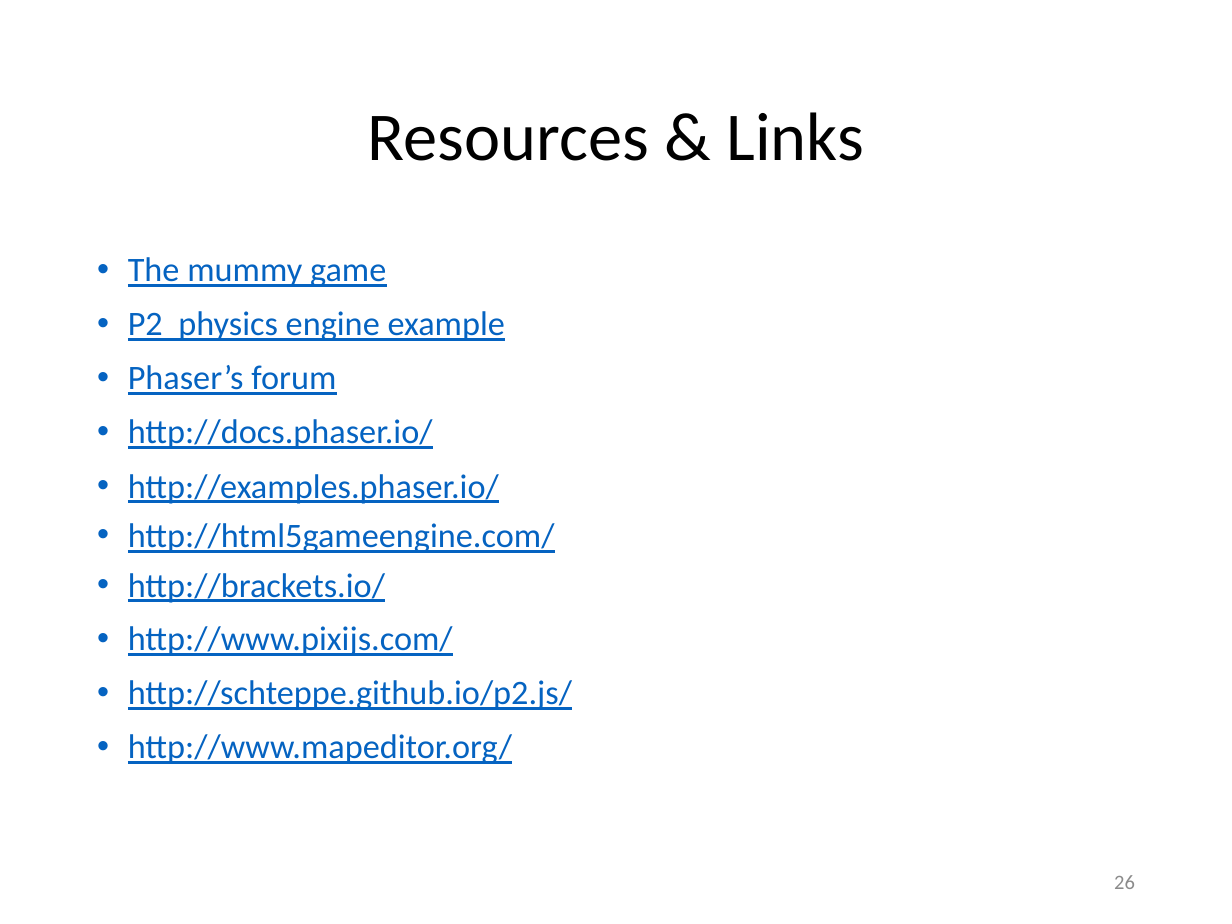
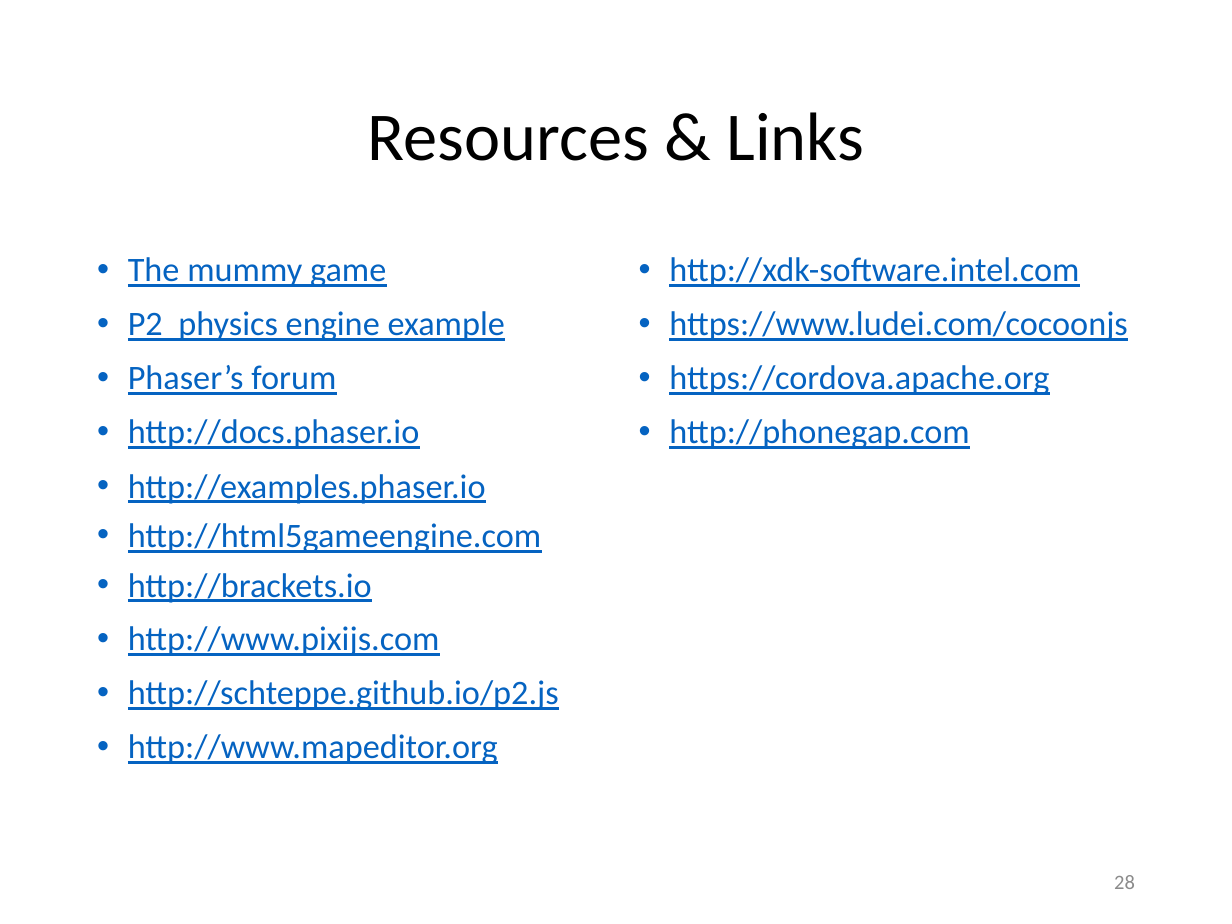
Before and after one commit to Lotti/codemotion2014, a slide deck: slide 28 of codemotion.pptx (slide 26 before the commit). Drawn at 1232x924 pixels with LibreOffice and Linux fonts; fonts in the diff are those of the drawing; background and template pictures are left out. Boxes give left, top, right and bottom in pixels: in the first picture for what was removed or moved away, otherwise in the second. Text is boxed around its words. In the diff, an @@ line names an element or a change of style, - is before the commit and + after.

```diff
--- a/codemotion.pptx
+++ b/codemotion.pptx
@@ text added at (x1=669, y1=257, x2=1127, y2=449), 20 pt, text #0563C1, underline @@
+• http://xdk-software.intel.com
+• https://www.ludei.com/cocoonjs
+• https://cordova.apache.org
+• http://phonegap.com
@@ text at (x1=128, y1=419, x2=559, y2=764): text changed @@
-• http://docs.phaser.io/
-• http://examples.phaser.io/
-• http://html5gameengine.com/
-• http://brackets.io/
-• http://www.pixijs.com/
-• http://schteppe.github.io/p2.js/
-• http://www.mapeditor.org/
+• http://docs.phaser.io
+• http://examples.phaser.io
+• http://html5gameengine.com
+• http://brackets.io
+• http://www.pixijs.com
+• http://schteppe.github.io/p2.js
+• http://www.mapeditor.org
@@ page number at (x1=1114, y1=875, x2=1135, y2=889): text changed @@
-26
+28
```
Also in this commit, not shown: 4 other slides changed, 2 slides added, 1 other file.
